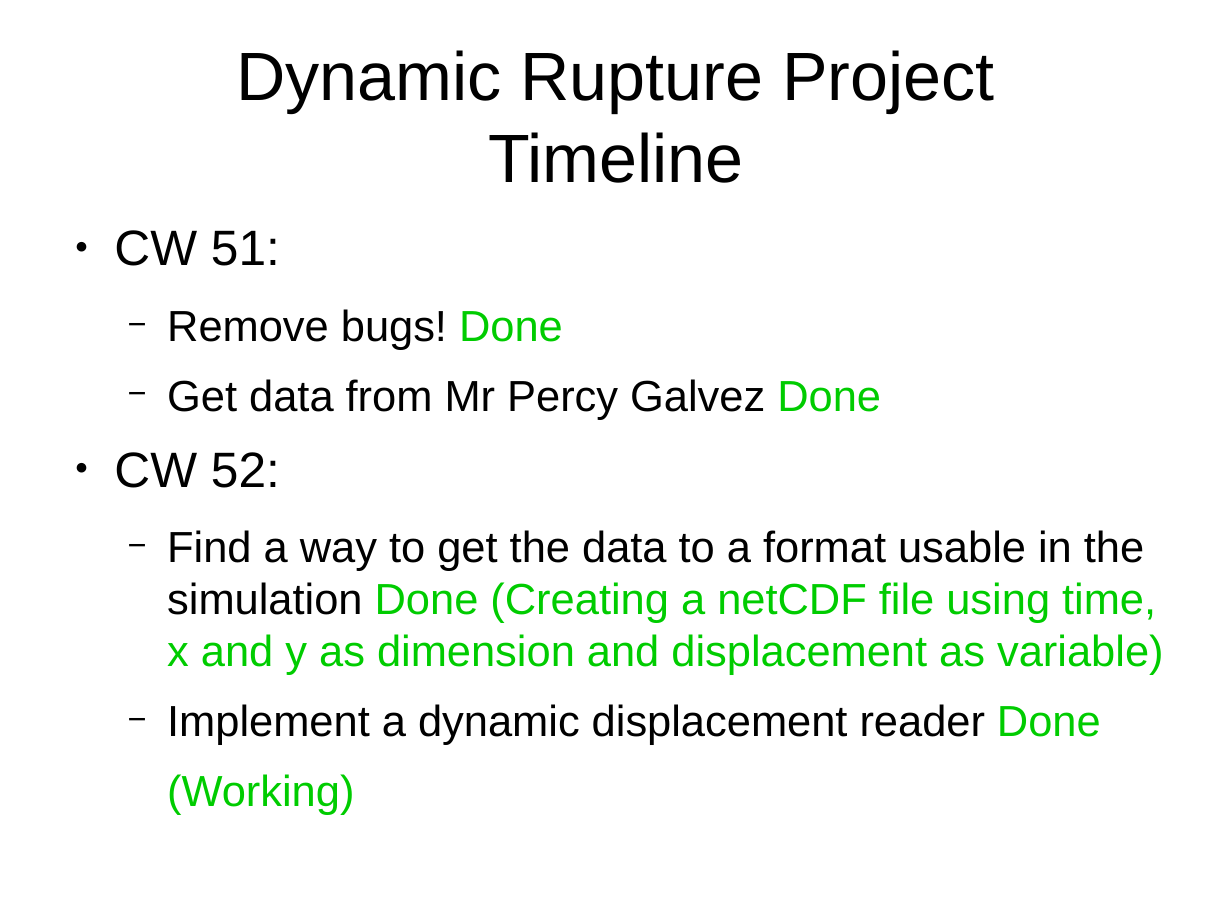
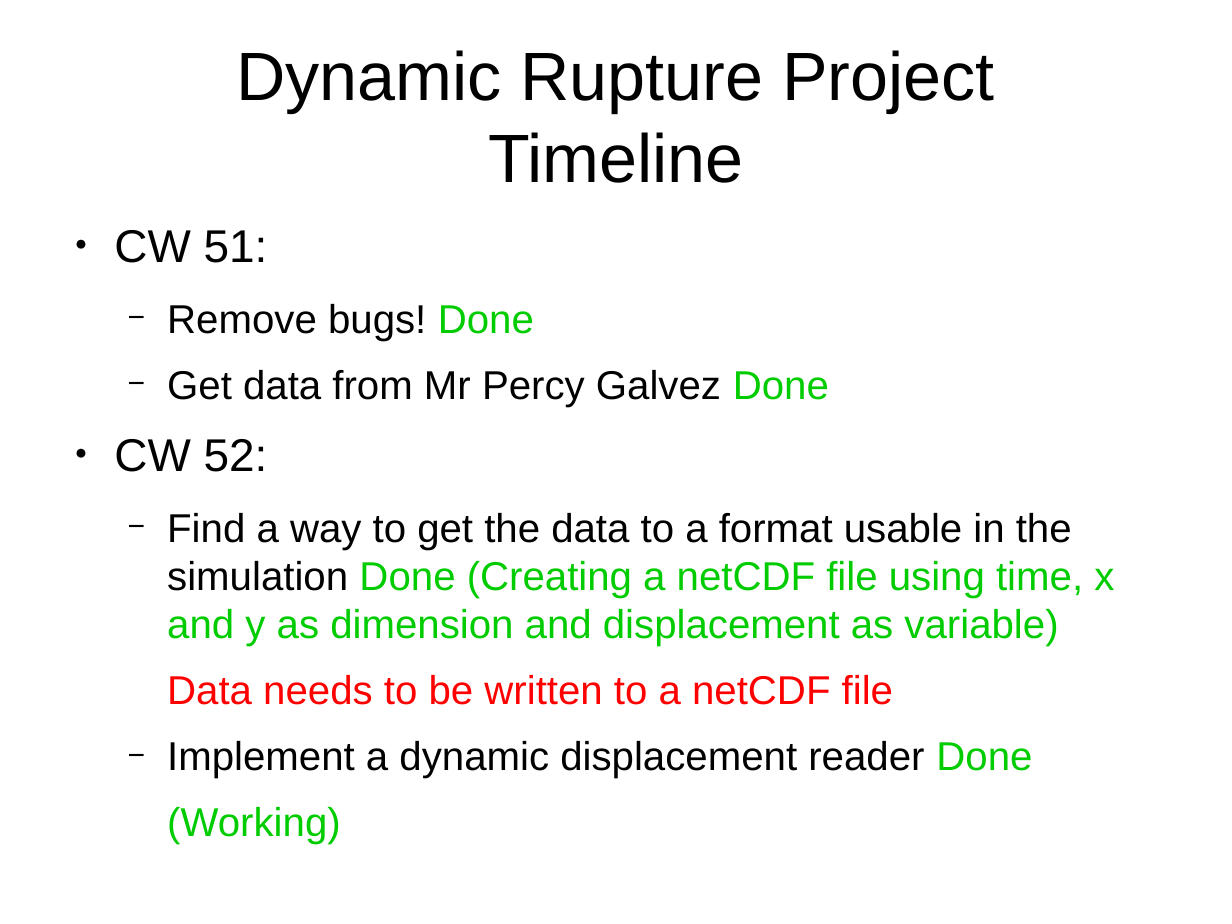
Before and after one commit to tsunamiSim/SWE, a slide deck: slide 4 of Project Report/presentation.odp. Drawn at 1232x924 pixels with LibreOffice and Linux fonts; fonts in the diff are those of the drawing. Boxes give left, top, right and bottom in pixels: in the first picture for what was removed or moved away, otherwise in the second. Text is boxed around its words. In the diff, an @@ line names an element or a change of style, - is before the commit and + after.

```diff
--- a/Project Report/presentation.odp
+++ b/Project Report/presentation.odp
@@ text at box(114, 230, 1114, 771): size 32 to 29.6 pt in "CW 51:", "CW 52:"; size 28 to 25.9 pt in "Remove bugs! Done", "Get data from Mr Percy Galvez Done", "Find a way to get the data ...", "Implement a dynamic displacement reader Done" and 1 more places @@
@@ text at box(167, 675, 893, 705): paragraph added @@
+  Data needs to be written to a netCDF file
```
Also in this commit, not shown: 7 other files.
